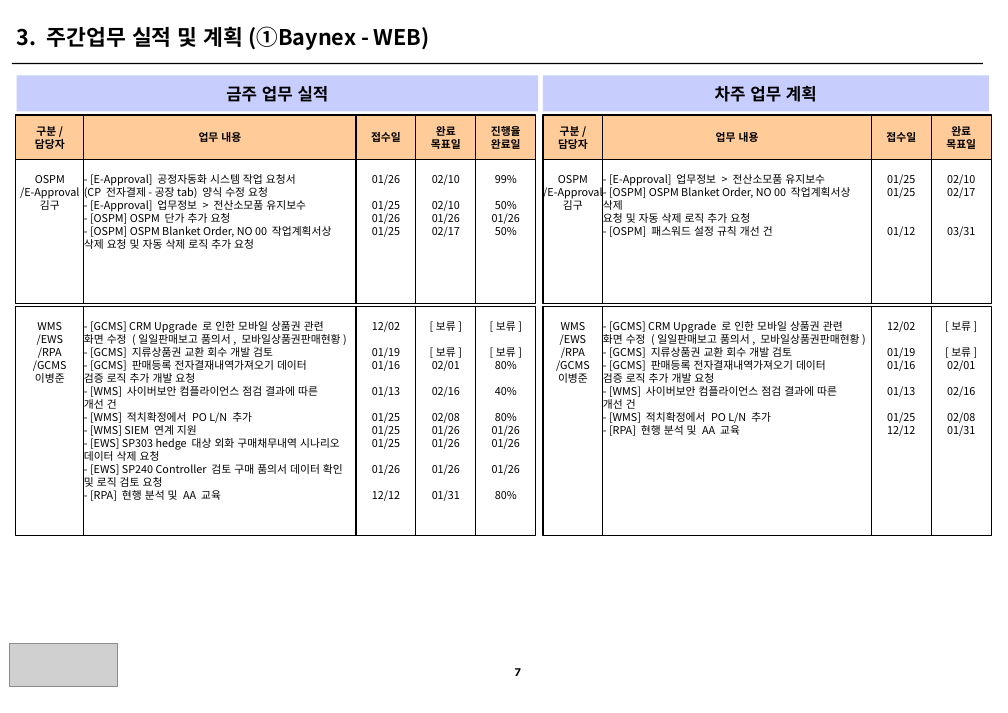
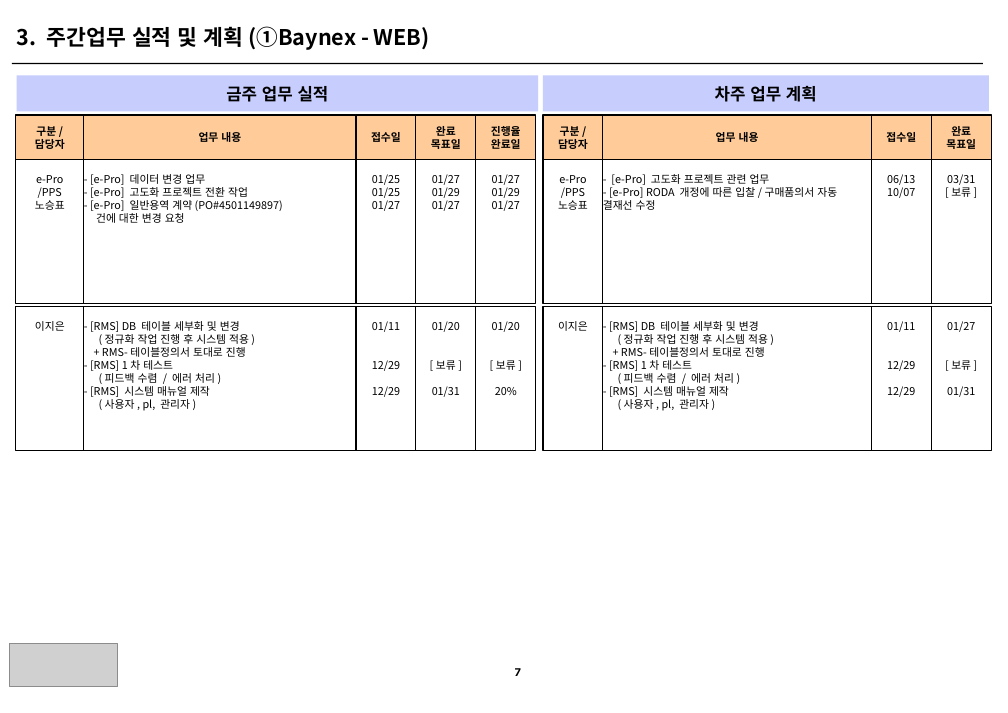
Before and after one commit to HywuLeeJiEun/BBS, a slide deck: slide 1 of src/main/webapp/WEB-INF/Files/web_sample.pptx. Drawn at 1008x713 pixels with LibreOffice and Linux fonts; fonts in the diff are those of the drawing; grey boxes stand for pictures. Boxes give left, top, right and bottom in pixels: in the first picture for what was removed or moved away, otherwise in the second. Text is boxed around its words. In the diff, an @@ line names an element or a change of style, - is before the commit and + after.

Commit message:
[2023-02-01]RMS시스템 v2.0(2023-02-06, ERP 구조 수정)

```diff
--- a/src/main/webapp/WEB-INF/Files/web_sample.pptx
+++ b/src/main/webapp/WEB-INF/Files/web_sample.pptx
@@ text in rectangle at (35, 175, 65, 210): text changed @@
-OSPM
-/E-Approval
-김구
+e-Pro
+/PPS
+노승표
@@ text in rectangle at (90, 174, 283, 223): text changed @@
-- [E-Approval] 공정자동화 시스템 작업 요청서
-(CP 전자결제-공장tab) 양식 수정 요청
-- [E-Approval] 업무정보 > 전산소모품 유지보수
-- [OSPM] OSPM 단가 추가 요청
-- [OSPM] OSPM Blanket Order, NO 00 작업계획서상
-삭제 요청 및 자동 삭제 로직 추가 요청
+- [e-Pro] 데이터 변경 업무
+- [e-Pro] 고도화 프로젝트 전환 작업
+- [e-Pro] 일반용역 계약(PO#4501149897)
+건에 대한 변경 요청
@@ text in rectangle at (372, 174, 400, 211): text changed @@
-01/26
-01/25
-01/26
-01/25
+01/25
+01/25
+01/27
@@ text in rectangle at (432, 174, 460, 211): text changed @@
-02/10
-02/10
-01/26
-02/17
+01/27
+01/29
+01/27
@@ text in rectangle at (492, 174, 520, 211): text changed @@
-99%
-50%
-01/26
-50%
+01/27
+01/29
+01/27
@@ text in rectangle at (558, 175, 588, 210): text changed @@
-OSPM
-/E-Approval
-김구
+e-Pro
+/PPS
+노승표
@@ text in rectangle at (603, 174, 837, 210): text changed @@
-- [E-Approval] 업무정보 > 전산소모품 유지보수
-- [OSPM] OSPM Blanket Order, NO 00 작업계획서상
-삭제
-요청 및 자동 삭제 로직 추가 요청
-- [OSPM] 패스워드 설정 규칙 개선 건
+- [e-Pro] 고도화 프로젝트 관련 업무
+- [e-Pro] RODA 개정에 따른 입찰/구매품의서 자동
+결재선 수정
@@ text in rectangle at (887, 174, 915, 198): text changed @@
-01/25
-01/25
-01/12
+06/13
+10/07
@@ text in rectangle at (947, 174, 975, 197): text changed @@
-02/10
-02/17
-03/31
+03/31
+[보류]
@@ rectangle removed at (16, 307, 84, 536) @@
-WMS
-/EWS
-/RPA
-/GCMS
-이병준
@@ rectangle added at (16, 307, 84, 451), outline #000000 1 pt, 9 pt, text #000000 @@
+이지은
@@ rectangle removed at (84, 307, 356, 536) @@
-- [GCMS] CRM Upgrade 로 인한 모바일 상품권 관련
-화면 수정 (일일판매보고 품의서, 모바일상품권판매현황)
-- [GCMS] 지류상품권 교환 회수 개발 검토
-- [GCMS] 판매등록 전자결재내역가져오기 데이터
-검증 로직 추가 개발 요청
-- [WMS] 사이버보안 컴플라이언스 점검 결과에 따른
-개선 건
-- [WMS] 적치확정에서 PO L/N 추가
-- [WMS] SIEM 연계 지원
-- [EWS] SP303 hedge 대상 외화 구매채무내역 시나리오
-데이터 삭제 요청
-- [EWS] SP240 Controller 검토 구매 품의서 데이터 확인
-및 로직 검토 요청
-- [RPA] 현행 분석 및 AA 교육
@@ rectangle added at (84, 307, 356, 451), outline #000000 1 pt, 9 pt, text #000000 @@
+- [RMS] DB 테이블 세부화 및 변경
+(정규화 작업 진행 후 시스템 적용)
++ RMS-테이블정의서 토대로 진행
+- [RMS] 1차 테스트
+(피드백 수렴 / 에러 처리)
+- [RMS] 시스템 매뉴얼 제작
+(사용자, pl, 관리자)
@@ rectangle removed at (356, 307, 415, 536) @@
-12/02
-01/19
-01/16
-01/13
-01/25
-01/25
-01/25
-01/26
-12/12
@@ rectangle added at (356, 307, 415, 451), outline #000000 1 pt, 9 pt, text #000000 @@
+01/11
+12/29
+12/29
@@ rectangle "01/20 [보류] 01/31": place and size @@
-rectangle "01/20 [보류] 01/31" at (416, 307, 476, 536)
+rectangle "01/20 [보류] 01/31" at (416, 307, 476, 451)
@@ text in rectangle at (432, 321, 460, 397): text changed @@
-[보류]
-[보류]
-02/01
-02/16
-02/08
-01/26
-01/26
-01/26
-01/31
+01/20
+[보류]
+01/31
@@ rectangle removed at (476, 307, 535, 536) @@
-[보류]
-[보류]
-80%
-40%
-80%
-01/26
-01/26
-01/26
-80%
@@ rectangle added at (476, 307, 535, 451), outline #000000 1 pt, 9 pt, text #000000 @@
+01/20
+[보류]
+20%
@@ rectangle removed at (543, 307, 602, 536) @@
-WMS
-/EWS
-/RPA
-/GCMS
-이병준
@@ rectangle added at (543, 307, 602, 451), outline #000000 1 pt, 9 pt, text #000000 @@
+이지은
@@ rectangle removed at (603, 307, 872, 536) @@
-- [GCMS] CRM Upgrade 로 인한 모바일 상품권 관련
-화면 수정 (일일판매보고 품의서, 모바일상품권판매현황)
-- [GCMS] 지류상품권 교환 회수 개발 검토
-- [GCMS] 판매등록 전자결재내역가져오기 데이터
-검증 로직 추가 개발 요청
-- [WMS] 사이버보안 컴플라이언스 점검 결과에 따른
-개선 건
-- [WMS] 적치확정에서 PO L/N 추가
-- [RPA] 현행 분석 및 AA 교육
@@ rectangle added at (603, 307, 872, 451), outline #000000 1 pt, 9 pt, text #000000 @@
+- [RMS] DB 테이블 세부화 및 변경
+(정규화 작업 진행 후 시스템 적용)
++ RMS-테이블정의서 토대로 진행
+- [RMS] 1차 테스트
+(피드백 수렴 / 에러 처리)
+- [RMS] 시스템 매뉴얼 제작
+(사용자, pl, 관리자)
@@ rectangle removed at (872, 307, 931, 536) @@
-12/02
-01/19
-01/16
-01/13
-01/25
-12/12
@@ rectangle added at (872, 307, 931, 451), outline #000000 1 pt, 9 pt, text #000000 @@
+01/11
+12/29
+12/29
@@ rectangle "01/27 [보류] 01/31": place and size @@
-rectangle "01/27 [보류] 01/31" at (931, 307, 991, 536)
+rectangle "01/27 [보류] 01/31" at (931, 307, 991, 451)
@@ text in rectangle at (947, 321, 975, 397): text changed @@
-[보류]
-[보류]
-02/01
-02/16
-02/08
-01/31
+01/27
+[보류]
+01/31
```
Also in this commit, not shown: 1 other slide changed, 4 slides removed, 6 other files.
